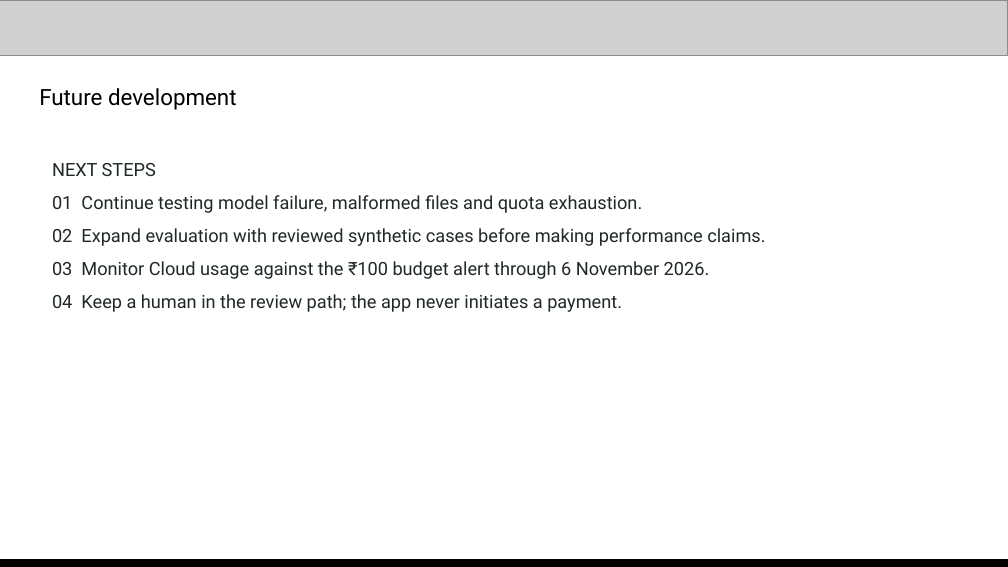
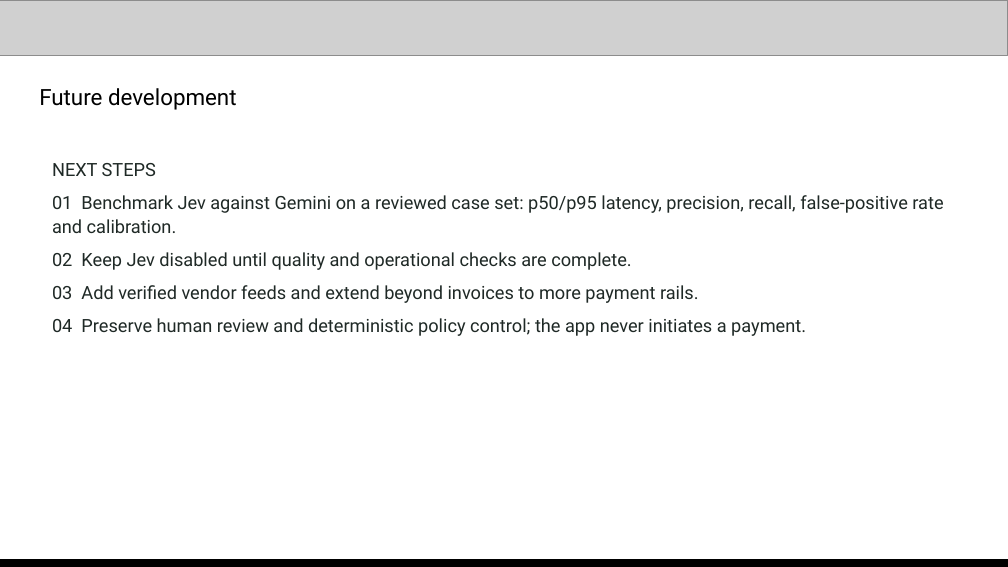
Before and after one commit to NikhilBudaniya/scamshield, a slide deck: slide 12 of artifacts/scamshield-hack2skill-submission.pptx (slide 13 before the commit). Drawn at 1008x567 pixels with LibreOffice and Linux fonts; fonts in the diff are those of the drawing; grey boxes stand for pictures. Boxes give left, top, right and bottom in pixels: in the first picture for what was removed or moved away, otherwise in the second. Text is boxed around its words. In the diff, an @@ line names an element or a change of style, - is before the commit and + after.

Commit message:
Strengthen hybrid fraud pitch with sourced invoice fraud figures

```diff
--- a/artifacts/scamshield-hack2skill-submission.pptx
+++ b/artifacts/scamshield-hack2skill-submission.pptx
@@ text at bbox=[52, 195, 943, 336]: text changed @@
-01 Continue testing model failure, malformed files and quota exhaustion.
-02 Expand evaluation with reviewed synthetic cases before making performance claims.
-03 Monitor Cloud usage against the ₹100 budget alert through 6 November 2026.
-04 Keep a human in the review path; the app never initiates a payment.
+01 Benchmark Jev against Gemini on a reviewed case set: p50/p95 latency, precision, recall, false-positive rate and calibration.
+02 Keep Jev disabled until quality and operational checks are complete.
+03 Add verified vendor feeds and extend beyond invoices to more payment rails.
+04 Preserve human review and deterministic policy control; the app never initiates a payment.
```
Also in this commit, not shown: 7 other slides changed, 2 slides added, 4 slides removed, 3 other files.
